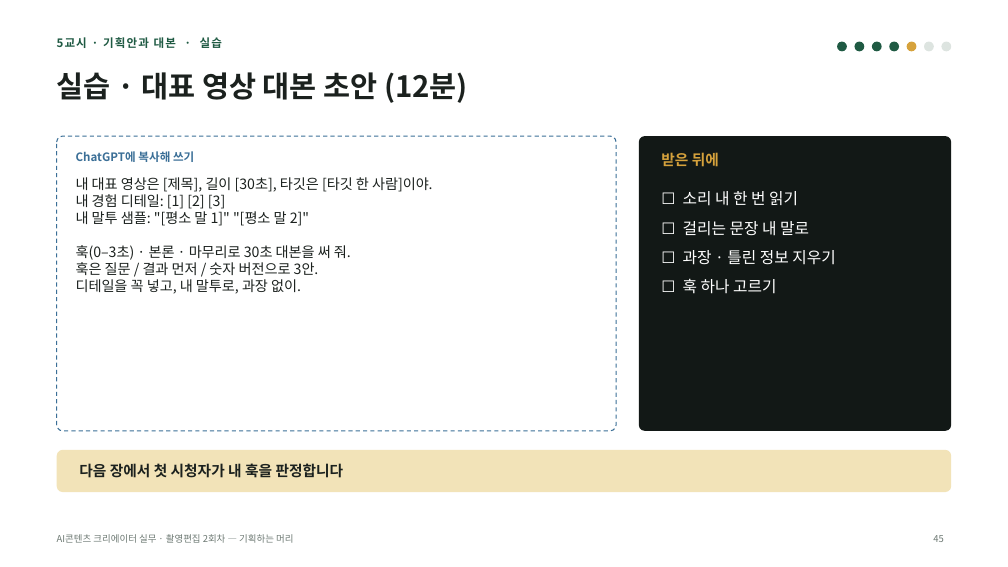
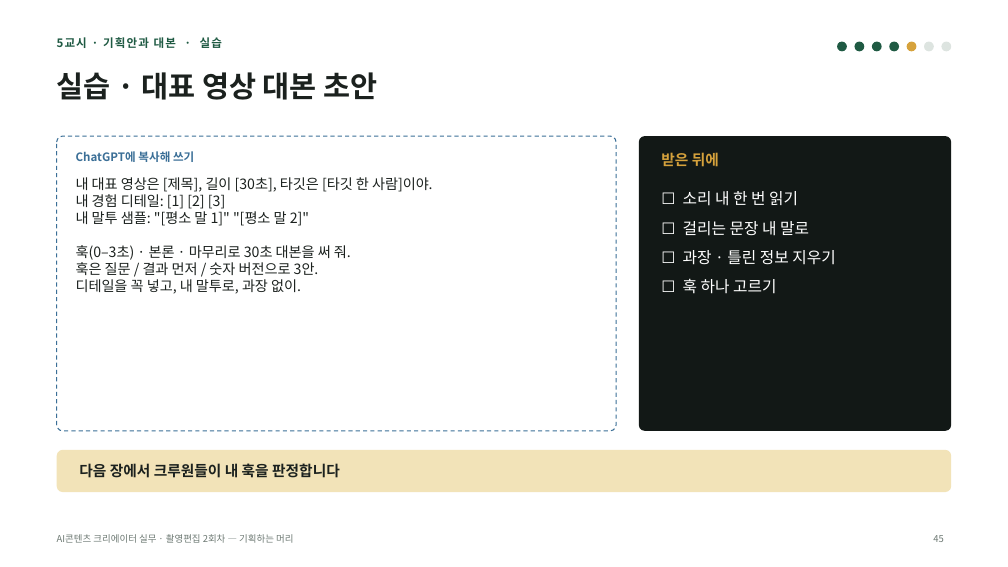
Before and after one commit to yujida/MARUBIT, a slide deck: slide 45 of lectures/02/2회차_기획하는머리_슬라이드.pptx. Drawn at 1008x567 pixels with LibreOffice and Linux fonts; fonts in the diff are those of the drawing. Boxes give left, top, right and bottom in pixels: in the first picture for what was removed or moved away, otherwise in the second. Text is boxed around its words. In the diff, an @@ line names an element or a change of style, - is before the commit and + after.

```diff
--- a/lectures/02/2회차_기획하는머리_슬라이드.pptx
+++ b/lectures/02/2회차_기획하는머리_슬라이드.pptx
@@ title at (x1=57, y1=72, x2=377, y2=100): text changed @@
-실습 · 대표 영상 대본 초안 (12분)
+실습 · 대표 영상 대본 초안
@@ text at (x1=79, y1=463, x2=340, y2=478): text changed @@
-다음 장에서 첫 시청자가 내 훅을 판정합니다
+다음 장에서 크루원들이 내 훅을 판정합니다
```
Also in this commit, not shown: 21 other slides changed, 2 slides added, 16 other files.
